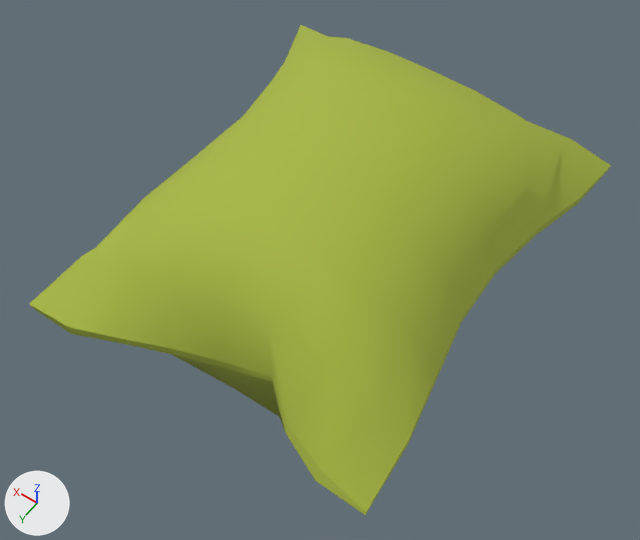
One commit to the FBX model Ripple Effect/Assets/Resources/Models/RoomModels/RE_PropPillow.FBX: the scene before it, then after it.
Both versions are drawn from a camera (50 mm lens) standing at (-0.614, 0.916, 1.302) and looking at (-0.006, 0.064, -0.036). Lighting does not change. The marker at lower left points along +X, +Y and +Z. Where no turn or scale is listed for an object, it has been applied to the vertices.

Before the edit, the objects in view are built like this:
```python
mat_matte = principled_material('Matte')
mat_matte.base_color = (0.388, 0.475, 0.051)  # green #a7b740
mat_matte.roughness = 0.859
me_mesh = bpy.data.meshes.new('Mesh')
me_mesh.from_pydata(...)  # 174 vertices, 172 faces; spans x -0.362..0.412, y -0.476..0.457, z -0.187..0.238
me_mesh.materials.append(mat_matte)  # green #a7b740
ob_re_proppillow = bpy.data.objects.new('RE_PropPillow', me_mesh)
ob_re_proppillow.location = (0.0, 0.0, 0.0)
```
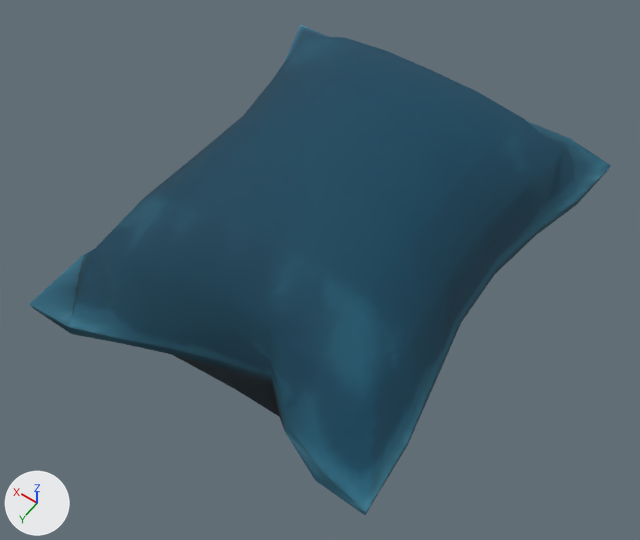
What differs and where, as boxes (x1, y1, x2, y2) in the pictures (640 x 540 px):
'RE_PropPillow', surface changed (green to blue): (29, 25, 611, 515) in both

The change, as a diff of the scene's bpy script:
```diff
--- a/Ripple Effect/Assets/Resources/Models/RoomModels/RE_PropPillow.FBX.py
+++ b/Ripple Effect/Assets/Resources/Models/RoomModels/RE_PropPillow.FBX.py
@@ img_albedo_matte_png @@
+img_albedo_matte_png = load_image('Albedo_Matte.png', '_unpacked/Albedo_Matte.png', 1024, 1024, 'sRGB')
@@ mat_matte @@
 mat_matte = principled_material('Matte')
-mat_matte.base_color = (0.388, 0.475, 0.051)  # green #a7b740
+mat_matte.texture = img_albedo_matte_png  # with its transparency
 mat_matte.roughness = 0.859
@@ me_mesh @@
 me_mesh.from_pydata(...)  # 174 vertices, 172 faces; spans x -0.362..0.412, y -0.476..0.457, z -0.187..0.238
 # used by ob_re_proppillow; location = (0.0, 0.0, 0.0)
+# me_mesh part 1: texture (UV) coordinates of 172 of 172 faces, centred in x -0.356..0.387, y -0.475..0.454, z -0.178..0.231, changed; they spanned u 0.88..0.99, v 0.19..0.81 and now span u 0.72..0.99, v 0.08..0.93
 me_mesh.materials.append(mat_matte)
```
